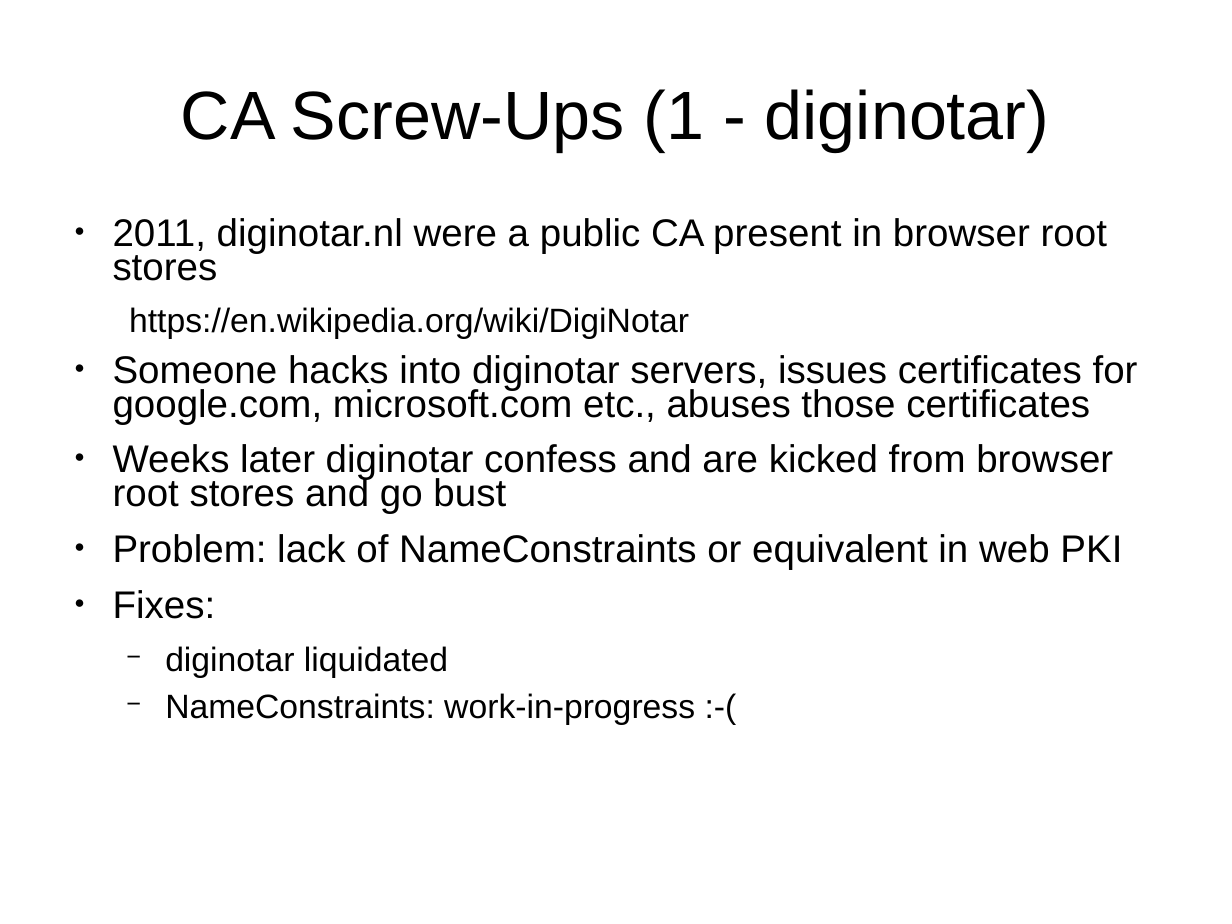
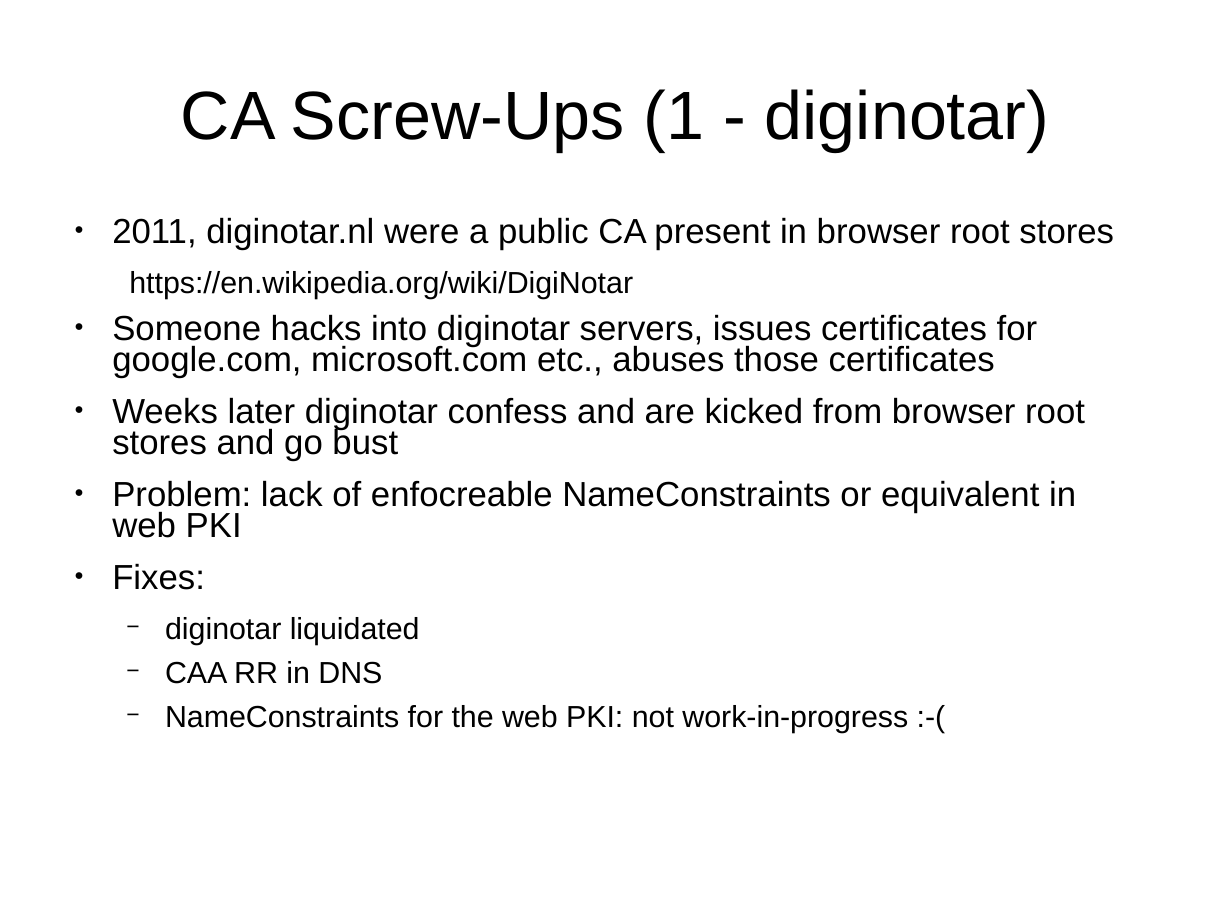
Before and after one commit to sftcd/cs7053, a slide deck: slide 9 of 2016lectures/07-tls-problems.ppt. Drawn at 1232x924 pixels with LibreOffice and Linux fonts; fonts in the diff are those of the drawing. Boxes give left, top, right and bottom in pixels: in the first picture for what was removed or moved away, otherwise in the second. Text is boxed around its words. In the diff, an @@ line names an element or a change of style, - is before the commit and + after.

Commit message:
tweak tls problems

```diff
--- a/2016lectures/07-tls-problems.ppt
+++ b/2016lectures/07-tls-problems.ppt
@@ text at [112,217,1114,645]: size 24.8 to 22.4 pt in "2011, diginotar.nl were a public CA present ...", "Someone hacks into diginotar servers, issues certificates ...", "Weeks later diginotar confess and are kicked ...", "Fixes:"; size 21.7 to 19.6 pt in "https://en.wikipedia.org/wiki/DigiNotar", "diginotar liquidated"; indent changed @@
@@ text at [112,480,1076,538]: text changed; size 24.8 to 22.4 pt @@
-● Problem: lack of NameConstraints or equivalent in web PKI
+● Problem: lack of enfocreable NameConstraints or equivalent in web PKI
@@ text at [165,661,908,733]: text changed; size 21.7 to 19.6 pt @@
-  − NameConstraints: work-in-progress :-(
+  − CAA RR in DNS
+  − NameConstraints for the web PKI: not work-in-progress :-(
```
Also in this commit, not shown: 28 other slides changed, 3 other files.
